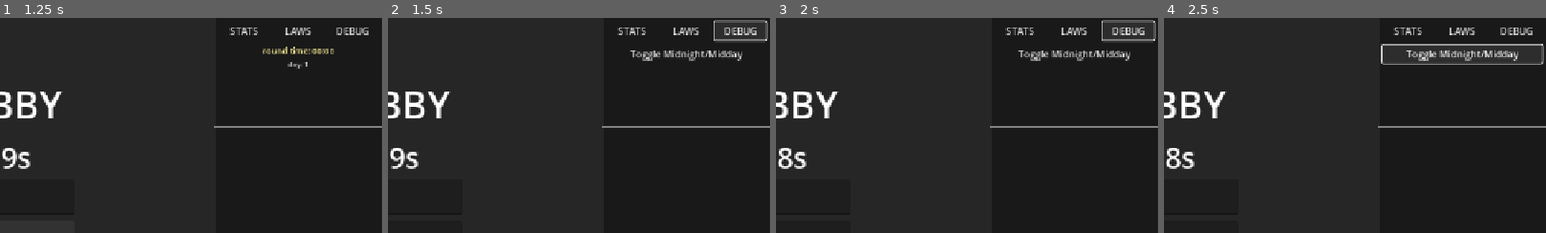
Above: before the commit, frames 1-4 (left to right).
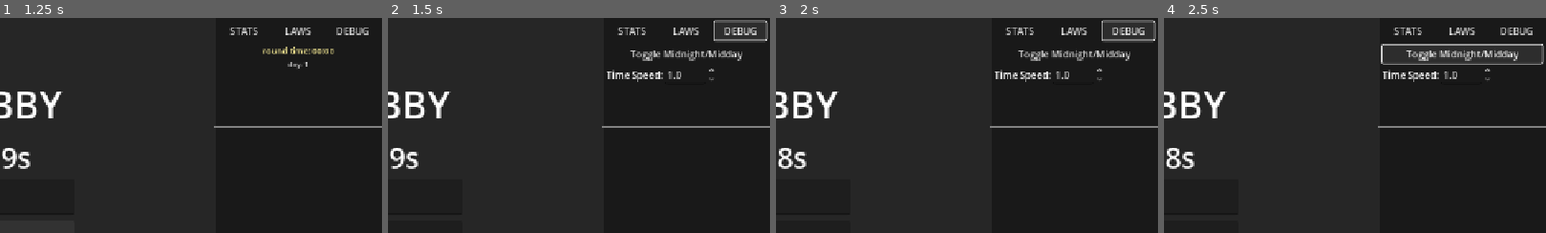
Above: after the commit, the same moments.

Repository: zakanater19/godot-roguetown
Game: Godot game, scene res://main_menu.tscn
Two runs of this game, one before a commit and one after it. Both use one fixed random seed, a clock stepped at 60 frames per second and the inputs below.
Inputs:
- Up to frame 1 (1.25 s): click "Host Server" at 0.5 s
- Up to frame 2 (1.5 s): click "DEBUG" at 1.25 s
- Up to frame 3 (2 s): no input
- Up to frame 4 (2.5 s): click "Toggle Midnight/Midday" at 2 s
The pictures show only the part of the screen within x 50-100%, y 0-50%; the shares and areas given below are measured in that part.

Frame 1 is identical in both runs. In frame 2, 0.5% of the frame differs, in the area x 57-86%, y 23-30%; in frame 3, 0.5%; in frame 4, 0.5%.

Commit message:
lighting misc

Diff:
--- a/Host.gd
+++ b/Host.gd
@@ -41,6 +41,10 @@
 		session_ids[1] = 1.0
 		ServerBrowser.start_broadcasting()
 		_setup_spawner()
+
+		# Refresh debug UI now that we are hosting
+		if has_node("/root/Sidebar"):
+			get_node("/root/Sidebar").refresh_debug_visibility()
 	else:
 		push_error("Host: failed to start server (error %d)" % err)
 
@@ -52,6 +56,10 @@
 		multiplayer.multiplayer_peer = enet
 		print("Host: joined as client to %s:%d" % [ip, port])
 		_setup_spawner()
+
+		# Ensure debug UI is hidden for clients
+		if has_node("/root/Sidebar"):
+			get_node("/root/Sidebar").refresh_debug_visibility()
 	else:
 		push_error("Host: failed to start client (error %d)" % err)
 
--- a/lighting.gd
+++ b/lighting.gd
@@ -4,9 +4,14 @@
 extends Node
 
 var canvas_mod: CanvasModulate
-var is_midnight: bool = false
 var current_day: int = 1
 var time_offset: float = 0.0
+var time_multiplier: float = 1.0
+
+# 20 min day (1200s) + 20 min night (1200s) = 2400s cycle
+# Transition is 5 minutes (300s)
+const CYCLE_DURATION: float = 2400.0
+const TRANSITION_DURATION: float = 300.0
 
 var light_texture: GradientTexture2D
 
@@ -32,20 +37,31 @@
 	light_texture.height = 384
 
 func _process(_delta: float) -> void:
-	# Calculate current time in the cycle.
-	# Day = 30 mins (1800s), Night = 30 mins (1800s). Full cycle = 3600s.
 	var total_time = Lobby.round_time + time_offset
-	current_day = 1 + int(total_time / 3600.0)
+	current_day = 1 + int(total_time / CYCLE_DURATION)
 
-	# If the current 1800s block is odd, it's night time
-	is_midnight = (int(total_time / 1800.0) % 2 != 0)
+	var cycle_time = fmod(total_time, CYCLE_DURATION)
 
-	if is_midnight:
-		# Dark blueish-gray tint for midnight
-		canvas_mod.color = Color(0.1, 0.1, 0.15, 1.0)
+	# Weight determines brightness (1.0 = Day, 0.0 = Night)
+	var sun_weight: float = 1.0
+
+	# 0 to 900: Full Day (weight 1.0)
+	# 900 to 1200: Transition Day -> Night (weight 1.0 down to 0.0)
+	# 1200 to 2100: Full Night (weight 0.0)
+	# 2100 to 2400: Transition Night -> Day (weight 0.0 up to 1.0)
+
+	if cycle_time >= 900.0 and cycle_time < 1200.0:
+		sun_weight = 1.0 - ((cycle_time - 900.0) / TRANSITION_DURATION)
+	elif cycle_time >= 1200.0 and cycle_time < 2100.0:
+		sun_weight = 0.0
+	elif cycle_time >= 2100.0:
+		sun_weight = (cycle_time - 2100.0) / TRANSITION_DURATION
 	else:
-		# Pure white for midday
-		canvas_mod.color = Color.WHITE
+		sun_weight = 1.0
+
+	# Apply visual color
+	var night_color = Color(0.1, 0.1, 0.15, 1.0)
+	canvas_mod.color = night_color.lerp(Color.WHITE, sun_weight)
 
 	# Continually ensure all players have a weak test light attached
 	var players = get_tree().get_nodes_in_group("player")
@@ -58,27 +74,31 @@
 			# Use MIX blend mode so lights don't blow out into pure white when stacked
 			light.blend_mode = PointLight2D.BLEND_MODE_MIX
 			light.energy = 0.8
-			light.z_index = 15 # Render above most player sprites
+			light.z_index = 15
 			p.add_child(light)
 
-		# Hide the player light during the day
-		light.enabled = is_midnight
+		# Enable lights only when sun_weight drops below 50%
+		light.enabled = (sun_weight < 0.5)
 
 # Called by the UI button
 func toggle_time_of_day() -> void:
 	if multiplayer.has_multiplayer_peer():
 		if multiplayer.is_server():
-			rpc_add_time_offset.rpc(1800.0)
+			rpc_add_time_offset.rpc(1200.0)
 		else:
 			request_toggle_time.rpc_id(1)
 	else:
-		time_offset += 1800.0
+		time_offset += 1200.0
 
 @rpc("any_peer", "call_local", "reliable")
 func request_toggle_time() -> void:
 	if multiplayer.is_server():
-		rpc_add_time_offset.rpc(1800.0)
+		rpc_add_time_offset.rpc(1200.0)
 
 @rpc("authority", "call_local", "reliable")
 func rpc_add_time_offset(amount: float) -> void:
 	time_offset += amount
+
+@rpc("authority", "call_local", "reliable")
+func sync_time_multiplier(val: float) -> void:
+	time_multiplier = val
--- a/lobby.gd
+++ b/lobby.gd
@@ -295,7 +295,7 @@
 		_time_label.text = str(max(0, int(countdown))) + "s"
 
 	if game_started:
-		round_time += delta
+		round_time += delta * Lighting.time_multiplier
 
 func _on_ready_pressed() -> void:
 	if not game_started:
@@ -486,12 +486,13 @@
 		_ui_layer.visible = false
 
 @rpc("authority", "call_remote", "reliable")
-func sync_full_lobby_state(time_left: float, is_started: bool, ready_dict: Dictionary, r_time: float = 0.0, lighting_offset: float = 0.0) -> void:
+func sync_full_lobby_state(time_left: float, is_started: bool, ready_dict: Dictionary, r_time: float = 0.0, lighting_offset: float = 0.0, time_multiplier: float = 1.0) -> void:
 	countdown = time_left
 	game_started = is_started
 	ready_players = ready_dict
 	round_time = r_time
 	Lighting.time_offset = lighting_offset
+	Lighting.time_multiplier = time_multiplier
 
 	if game_started:
 		if _time_label != null: _time_label.text = "Game in progress"
@@ -509,7 +510,7 @@
 func _on_peer_connected(id: int) -> void:
 	if multiplayer.is_server():
 		ready_players[id] = {"ready": false, "name": "noob", "class": "peasant"}
-		sync_full_lobby_state.rpc_id(id, countdown, game_started, ready_players, round_time, Lighting.time_offset)
+		sync_full_lobby_state.rpc_id(id, countdown, game_started, ready_players, round_time, Lighting.time_offset, Lighting.time_multiplier)
 
 func _on_peer_disconnected(id: int) -> void:
 	if multiplayer.is_server():
--- a/sidebar.gd
+++ b/sidebar.gd
@@ -22,6 +22,7 @@
 var _edit_list_vbox: VBoxContainer = null
 
 var _debug_view: VBoxContainer = null
+var _btn_debug: Button = null
 
 
 func _ready() -> void:
@@ -138,11 +139,12 @@
 	btn_laws.pressed.connect(_on_tab_laws_pressed)
 	tabs_hbox.add_child(btn_laws)
 
-	var btn_debug := Button.new()
-	btn_debug.text = "DEBUG"
-	btn_debug.size_flags_horizontal = Control.SIZE_EXPAND_FILL
-	btn_debug.pressed.connect(_on_tab_debug_pressed)
-	tabs_hbox.add_child(btn_debug)
+	_btn_debug = Button.new()
+	_btn_debug.text = "DEBUG"
+	_btn_debug.size_flags_horizontal = Control.SIZE_EXPAND_FILL
+	_btn_debug.pressed.connect(_on_tab_debug_pressed)
+	_btn_debug.visible = multiplayer.is_server()
+	tabs_hbox.add_child(_btn_debug)
 
 	# --- View Containers ---
 
@@ -231,6 +233,20 @@
 	btn_time_toggle.text = "Toggle Midnight/Midday"
 	btn_time_toggle.pressed.connect(_on_toggle_time_pressed)
 	_debug_view.add_child(btn_time_toggle)
+
+	# Multiplier SpinBox
+	var mult_row := HBoxContainer.new()
+	_debug_view.add_child(mult_row)
+	mult_row.add_child(Label.new())
+	mult_row.get_child(0).text = "Time Speed:"
+
+	var mult_spin := SpinBox.new()
+	mult_spin.min_value = 1.0
+	mult_spin.max_value = 50.0
+	mult_spin.step = 0.5
+	mult_spin.value = Lighting.time_multiplier
+	mult_spin.value_changed.connect(_on_time_multiplier_changed)
+	mult_row.add_child(mult_spin)
 
 	# === NEW: Thin separator line at the bottom of the top section ===
 	var separator := HSeparator.new()
@@ -262,8 +278,19 @@
 
 # --- Tab Logic ---
 
+func refresh_debug_visibility() -> void:
+	if _btn_debug:
+		_btn_debug.visible = multiplayer.is_server()
+
 func _on_toggle_time_pressed() -> void:
 	Lighting.toggle_time_of_day()
+
+func _on_time_multiplier_changed(value: float) -> void:
+	var player = World.get_local_player()
+	if player != null and player.multiplayer.is_server():
+		Lighting.sync_time_multiplier.rpc(value)
+	elif player != null:
+		Lighting.sync_time_multiplier.rpc_id(1, value)
 
 func _on_tab_stats_pressed() -> void:
 	if _stats_view == null: return
